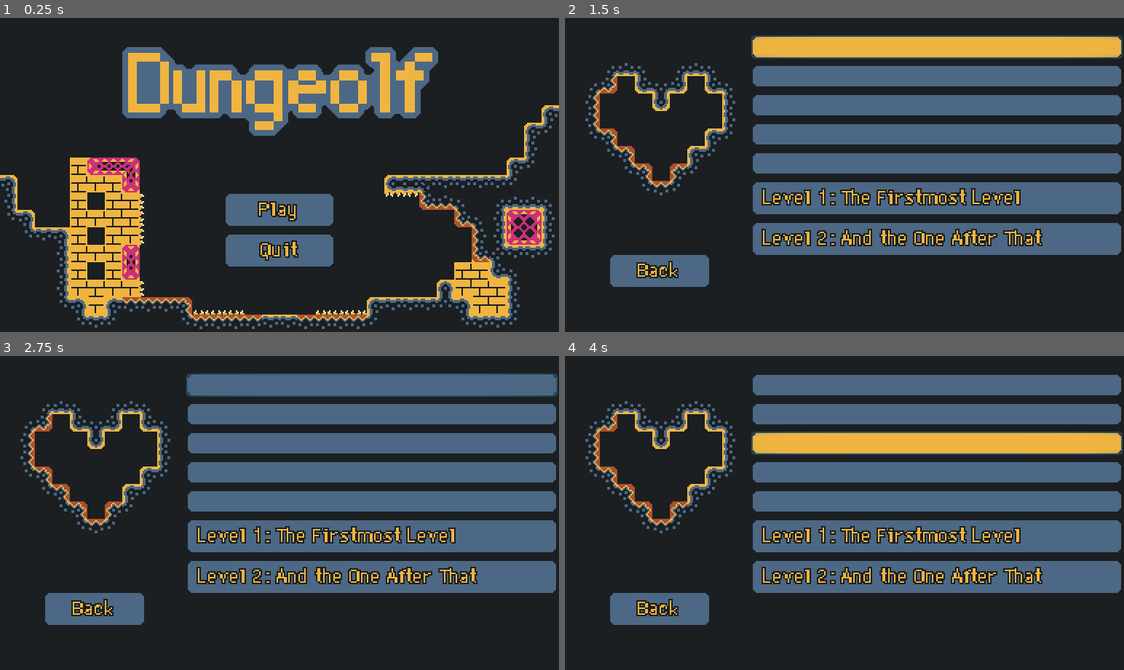
Above: before the commit, frames 1-4 (two rows, left to right).
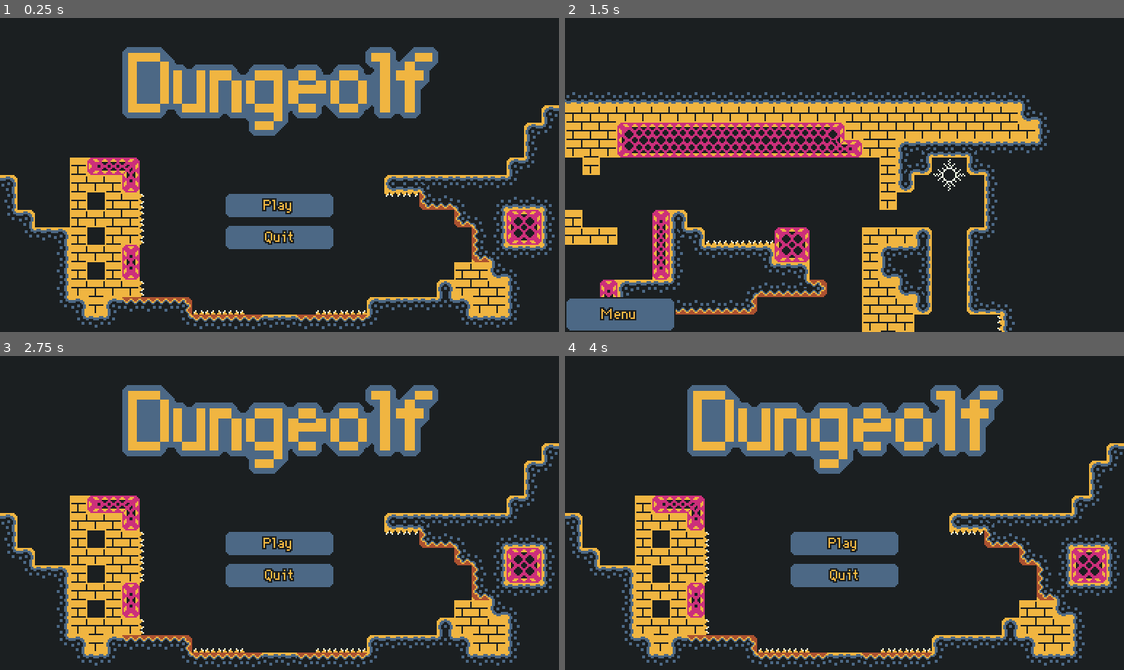
Above: after the commit, the same moments.

Repository: beneeno/dungeolf
Game: Godot game, scene res://Data/Scenes/UI/MainMenu.tscn
Same seed, same stepped clock (60 frames per second), same inputs: the game is played once before the commit and once after it. The engine's default icon, where the game draws it, is replaced by a stand-in: a white triangle on a blue panel in a dark square.
Inputs (mouse positions are in pixels of both pictures, inside the frame that each line leads up to):
- Up to frame 1 (0.25 s): no input
- Up to frame 2 (1.5 s): click "Play" at 0.5 s; click (939, 46) at 1.27 s
- Up to frame 3 (2.75 s): click (55, 651) at 2 s, where only the run after the commit has a clickable "Menu"
- Up to frame 4 (4 s): click (939, 415) at 2.77 s; click (939, 443) at 3.52 s

The runs differ from the first frame. In frame 1, 2.5% of the frame differs, in the area x 40-60%, y 57-80%; in frame 2, 49%, in the area x 0-100%, y 5-100%; in frame 3, 44%; in frame 4, 44%.

Commit message:
font fixes

Diff:
--- a/Data/Resources/dynamicfont.tres
+++ b/Data/Resources/dynamicfont.tres
@@ -5,7 +5,7 @@
 font_path = "res://Data/Resources/DePixelKlein.ttf"
 
 [resource]
-size = 12
+size = 9
 outline_size = 1
 outline_color = Color( 0.105882, 0.121569, 0.129412, 1 )
 font_data = SubResource( 1 )
--- a/Data/Scenes/UI/LevelButton.tscn
+++ b/Data/Scenes/UI/LevelButton.tscn
@@ -7,7 +7,7 @@
 anchor_right = 1.0
 anchor_bottom = 1.0
 grow_horizontal = 2
-rect_min_size = Vector2( 0, 24 )
+rect_min_size = Vector2( 0, 18 )
 focus_mode = 0
 theme = ExtResource( 2 )
 text = "level name here"
--- a/Data/Scenes/UI/MainMenu.tscn
+++ b/Data/Scenes/UI/MainMenu.tscn
@@ -159,21 +159,21 @@
 margin_left = -38.0
 margin_top = -96.0
 margin_right = 38.0
-margin_bottom = -44.0
+margin_bottom = -56.0
 
 [node name="PlayButton" type="Button" parent="Menu" groups=["Buttons"]]
 margin_right = 76.0
-margin_bottom = 24.0
-rect_min_size = Vector2( 0, 24 )
+margin_bottom = 18.0
+rect_min_size = Vector2( 0, 18 )
 focus_neighbour_top = NodePath("../QuitButton")
 focus_mode = 0
 text = "Play"
 
 [node name="QuitButton" type="Button" parent="Menu" groups=["Buttons"]]
-margin_top = 28.0
+margin_top = 22.0
 margin_right = 76.0
-margin_bottom = 52.0
-rect_min_size = Vector2( 0, 24 )
+margin_bottom = 40.0
+rect_min_size = Vector2( 0, 18 )
 focus_neighbour_bottom = NodePath("../PlayButton")
 focus_mode = 0
 text = "Quit"
@@ -182,7 +182,7 @@
 margin_left = -76.0
 margin_top = 162.0
 margin_right = -6.0
-margin_bottom = 186.0
+margin_bottom = 180.0
 focus_mode = 0
 text = "Back"
 
@@ -199,32 +199,7 @@
 
 [node name="VBoxContainer" type="VBoxContainer" parent="Levels"]
 margin_right = 256.0
-margin_bottom = 96.0
 size_flags_horizontal = 3
-
-[node name="Button" type="Button" parent="Levels/VBoxContainer"]
-margin_right = 256.0
-margin_bottom = 16.0
-
-[node name="Button2" type="Button" parent="Levels/VBoxContainer"]
-margin_top = 20.0
-margin_right = 256.0
-margin_bottom = 36.0
-
-[node name="Button3" type="Button" parent="Levels/VBoxContainer"]
-margin_top = 40.0
-margin_right = 256.0
-margin_bottom = 56.0
-
-[node name="Button4" type="Button" parent="Levels/VBoxContainer"]
-margin_top = 60.0
-margin_right = 256.0
-margin_bottom = 76.0
-
-[node name="Button5" type="Button" parent="Levels/VBoxContainer"]
-margin_top = 80.0
-margin_right = 256.0
-margin_bottom = 96.0
 
 [connection signal="pressed" from="Menu/PlayButton" to="." method="_on_PlayButton_pressed"]
 [connection signal="pressed" from="Menu/QuitButton" to="." method="_on_QuitButton_pressed"]
--- a/project.godot
+++ b/project.godot
@@ -88,4 +88,3 @@
 vram_compression/import_etc2=false
 environment/default_clear_color=Color( 0.105882, 0.121569, 0.129412, 1 )
 environment/default_environment="res://default_env.tres"
-quality/dynamic_fonts/use_oversampling=false
